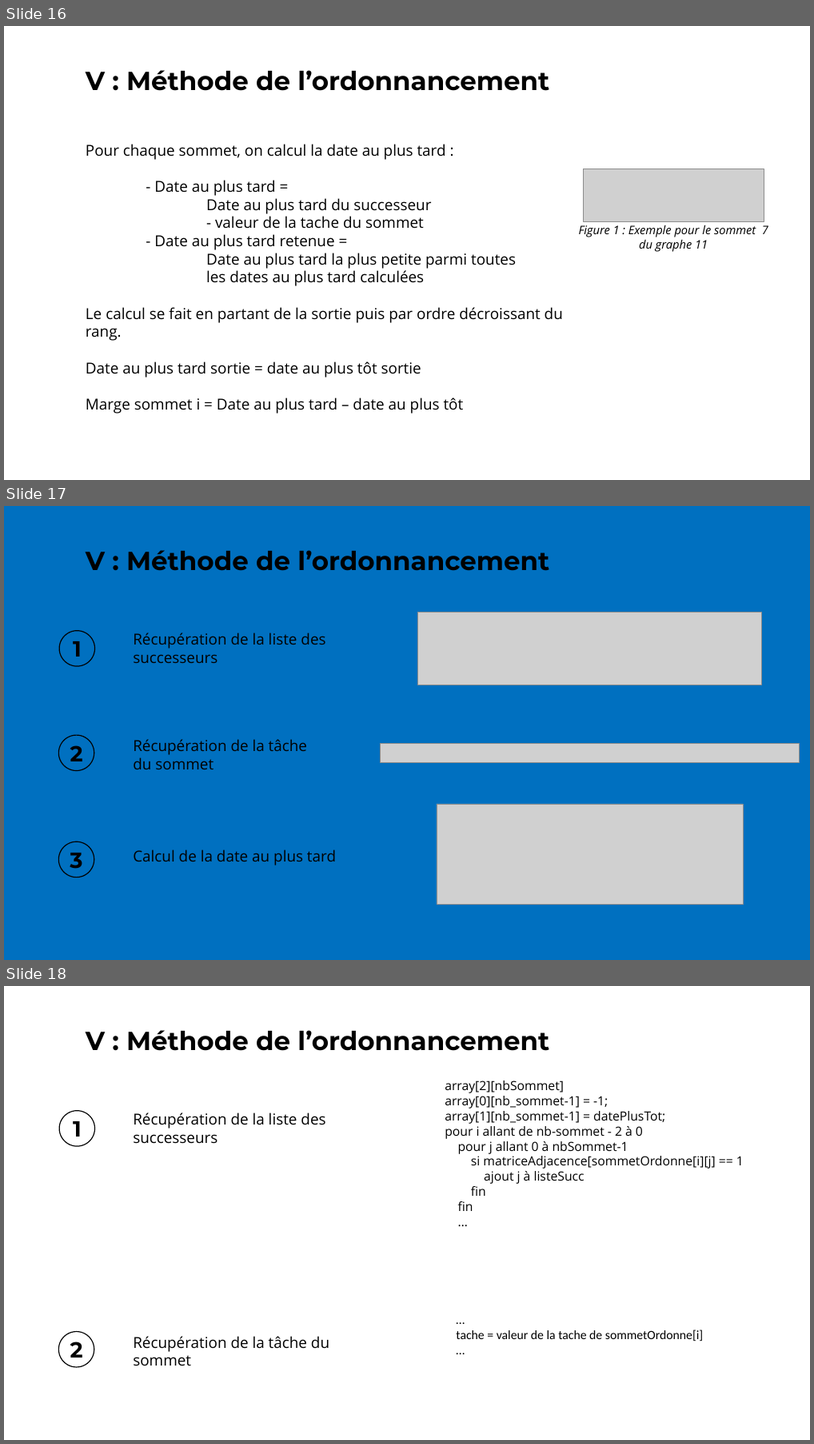
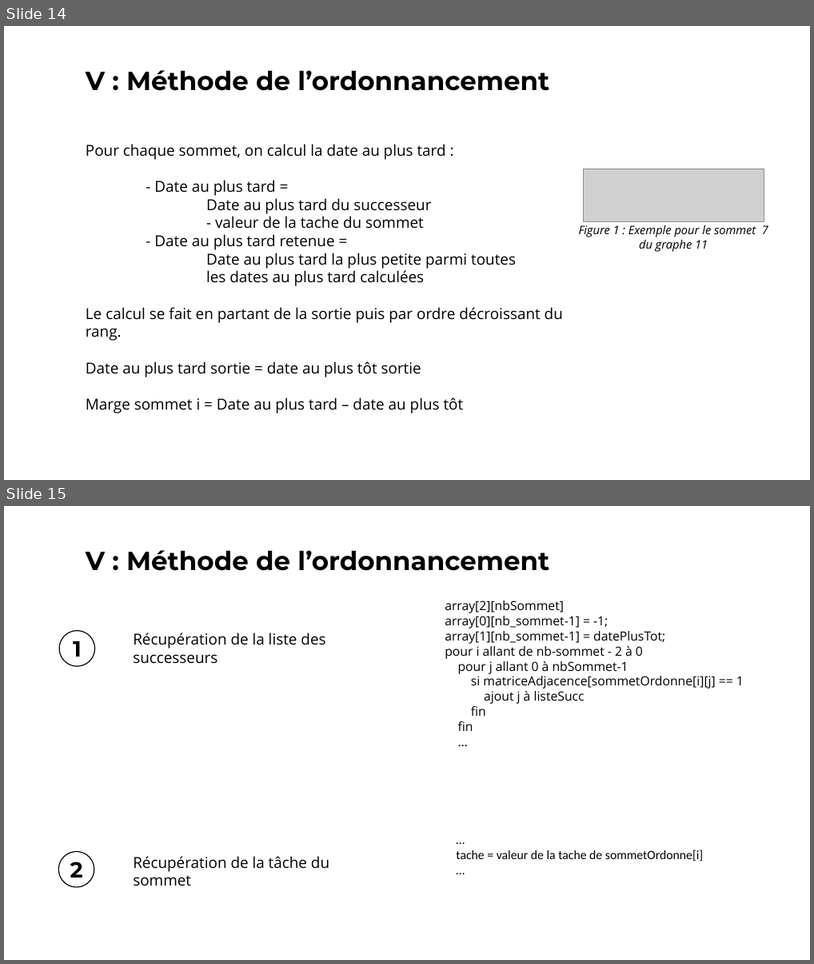
Before and after one commit to vincentdbs/ProjetTheorieDesGraphes, a slide deck: A4_Presentation.pptx. Shown one above the other, each under a label of ours: slides 16, 17 and 18 before the commit, slides 14 and 15 after it. The pictures are 814x1444 and 814x964 pixels, drawn with LibreOffice and Linux fonts; fonts in the diff are those of the drawing; grey boxes stand for pictures. Boxes give left, top, right and bottom in pixels: in the first picture for what was removed or moved away, otherwise in the second. Text is boxed around its words. In the diff, an @@ line names an element or a change of style, - is before the commit and + after.

```diff
--- a/A4_Presentation.pptx
+++ b/A4_Presentation.pptx
@@ slide 17 removed at (4,506,810,960), background #0070C0 @@
@@ text removed at (86,550,550,571) @@
-V : Méthode de l’ordonnancement
@@ picture removed at (418,612,762,684) @@
@@ ellipse removed at (59,631,94,666) @@
@@ text removed at (73,641,82,656) @@
-1
@@ text removed at (133,632,326,663) @@
-Récupération de la liste des successeurs
@@ ellipse removed at (58,735,94,771) @@
@@ text removed at (70,745,83,761) @@
-2
@@ text removed at (133,739,307,769) @@
-Récupération de la tâche
-du sommet
@@ picture removed at (381,743,799,763) @@
@@ picture removed at (437,804,743,904) @@
@@ ellipse removed at (58,841,94,877) @@
@@ text removed at (70,852,82,868) @@
-3
@@ text removed at (133,849,336,865) @@
-Calcul de la date au plus tard
@@ what was slide 16 is now slide 14 @@
@@ what was slide 18 is now slide 15 @@
```
Also in this commit, not shown: 2 slides changed, 1 slide added, 2 other slides removed.
